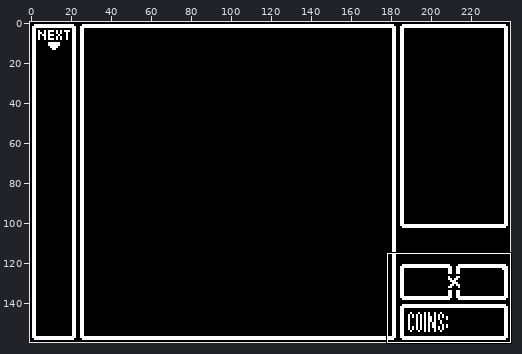
File history of a pixel-art file, assets/background.aseprite. Above: a wide view before the commit, with the close-up outlined.
Close-up. Before:
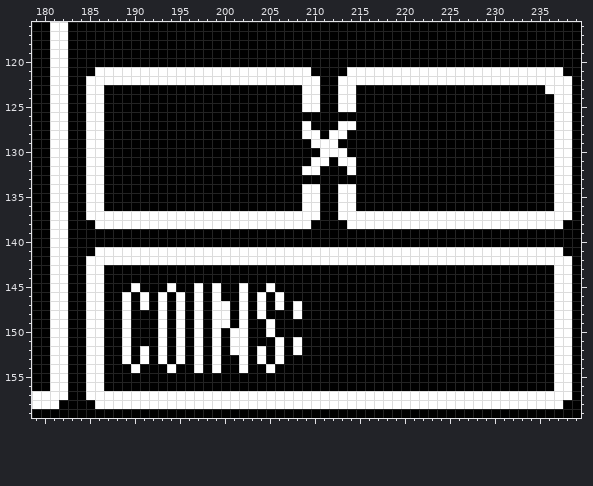
240x160 pixels, 1 frame. Shown: x 179..239, y 116..159.
The same view after the edit:
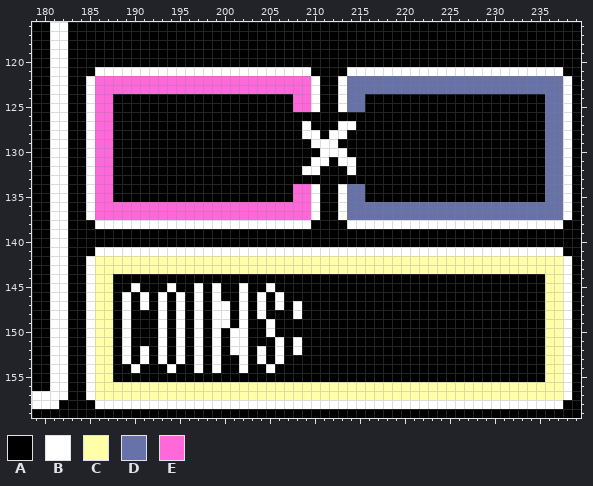
Palette (. is transparent): A #000000  B #ffffff  C #ffffaa  D #6772a9  E #ff68d9
Diff:
Colour A becomes colour C in row 143 at x 187 to 236; in rows 144 to 155 at x 187 and 236; in row 156 at x 187 to 236.
Colour B becomes colour C in row 142 at x 186 to 237; in rows 143 to 156 at x 186 and 237; in row 157 at x 186 to 237.
Colour A becomes colour D in row 123 at x 215 to 235; in rows 124 to 125 at x 215 and 236; in rows 126 to 133 at x 236; in rows 134 to 135 at x 215 and 236; in row 136 at x 215 to 236.
Colour B becomes colour D in row 122 at x 214 to 237; in row 123 at x 214 and 236 to 237; in rows 124 to 125 at x 214 and 237; in rows 126 to 133 at x 237; in rows 134 to 136 at x 214 and 237; in row 137 at x 214 to 237.
Colour A becomes colour E in row 123 at x 187 to 208; in rows 124 to 125 at x 187 and 208; in rows 126 to 133 at x 187; in rows 134 to 135 at x 187 and 208; in row 136 at x 187 to 208.
Colour B becomes colour E in row 122 at x 186 to 209; in rows 123 to 125 at x 186 and 209; in rows 126 to 133 at x 186; in rows 134 to 136 at x 186 and 209; in row 137 at x 186 to 209.
Pixel boxes of the changes (left, top, right, bottom) in both close-ups:
changed: (95, 76, 563, 400)
